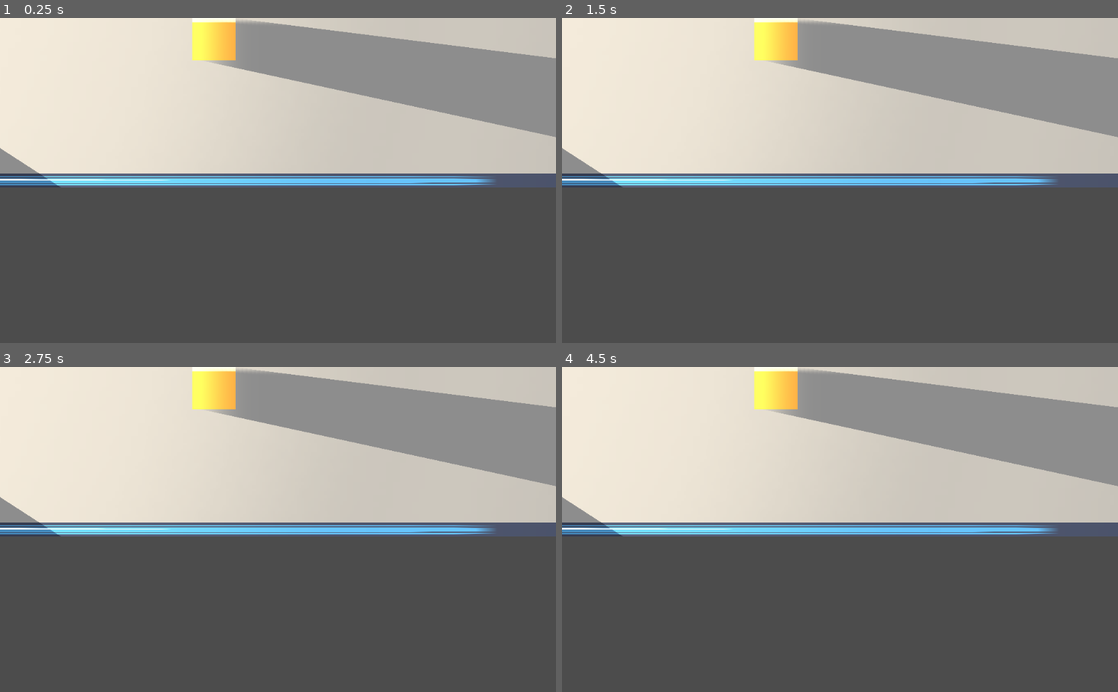
Above: before the commit, frames 1-4 (two rows, left to right).
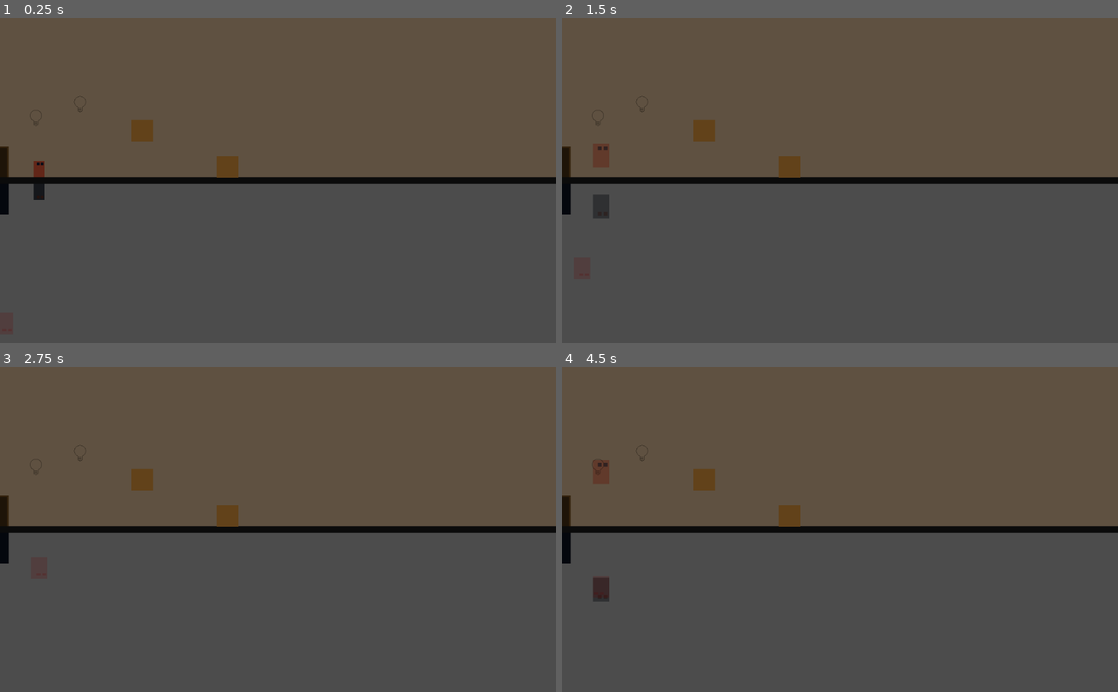
Above: after the commit, the same moments.

Repository: gramozilho/More-Than-Meets-The-Eye-GWJ14
Game: Godot game, scene res://Main.tscn
Same seed, same stepped clock (60 frames per second), same inputs: the game is played once before the commit and once after it. The engine's default icon, where the game draws it, is replaced by a stand-in: a white triangle on a blue panel in a dark square.
Inputs (mouse positions are in pixels of both pictures, inside the frame that each line leads up to):
- Up to frame 1 (0.25 s): no input
- Up to frame 2 (1.5 s): tap Enter (ui_accept) at 0.5, 0.77, 1.25 s; move the mouse to (962, 164) at 0.52 s; press the mouse at (962, 164) at 0.53 s; hold D (right) from 0.53 s (still down); move the mouse to (728, 196) at 1.27 s; release the mouse at (728, 196) at 1.28 s; click (728, 196) at 1.35 s
- Up to frame 3 (2.75 s): tap Enter (ui_accept) at 1.52, 2 s; move the mouse to (333, 458) at 2.02 s; release D (right) at 2.03 s; press the mouse at (333, 458) at 2.03 s; hold A (left) from 2.03 s (still down)
- Up to frame 4 (4.5 s): tap Enter (ui_accept) at 2.75, 3.02, 3.5, 3.77, 4.25 s; move the mouse to (812, 594) at 2.77 s; release A (left) at 2.78 s; release the mouse at (812, 594) at 2.78 s; hold D (right) 2.78-4.28 s; click (812, 594) at 2.85 s; move the mouse to (1006, 578) at 3.52 s; press the mouse at (1006, 578) at 3.53 s; move the mouse to (673, 480) at 4.27 s; release the mouse at (673, 480) at 4.28 s; hold A (left) from 4.28 s (still down); click (673, 480) at 4.35 s

The runs differ from the first frame. In frame 1, 52% of the frame differs, in the area x 0-100%, y 0-97%; in frame 2, 52%, in the area x 0-100%, y 0-80%; in frame 3, 52%; in frame 4, 52%.

Commit message:
Minor fixes and first two levels

Diff:
--- /dev/null
+++ b/Bed.gd
@@ -0,0 +1,5 @@
+extends Node2D
+
+func _ready():
+	var viewport_size = get_viewport().size
+	$Shadow.global_position.y = viewport_size.y - $Down.global_position.y
--- /dev/null
+++ b/Bed.tscn
@@ -0,0 +1,32 @@
+[gd_scene load_steps=3 format=2]
+
+[ext_resource path="res://Assets/colors.PNG" type="Texture" id=2]
+[ext_resource path="res://Bed.gd" type="Script" id=3]
+
+[node name="Bed" type="Node2D"]
+script = ExtResource( 3 )
+
+[node name="Down" type="Sprite" parent="."]
+texture = ExtResource( 2 )
+region_enabled = true
+region_rect = Rect2( 0, 0, 55, 15 )
+
+[node name="Pillow" type="Sprite" parent="Down"]
+modulate = Color( 0.690196, 0.690196, 0.690196, 1 )
+position = Vector2( -16, -10 )
+texture = ExtResource( 2 )
+region_enabled = true
+region_rect = Rect2( 0, 0, 14, 6 )
+
+[node name="Shadow" type="Sprite" parent="."]
+position = Vector2( 0.184, 0 )
+texture = ExtResource( 2 )
+region_enabled = true
+region_rect = Rect2( 0, 0, 55, 15 )
+
+[node name="Pillow" type="Sprite" parent="Shadow"]
+modulate = Color( 0.690196, 0.690196, 0.690196, 1 )
+position = Vector2( -16, 10 )
+texture = ExtResource( 2 )
+region_enabled = true
+region_rect = Rect2( 0, 0, 14, 6 )
--- a/Body.gd
+++ b/Body.gd
@@ -6,6 +6,7 @@
 var sprite_size
 var raycast_group
 var body_size
+var lights_on
 
 var is_any_colliding = true
 
@@ -73,7 +74,7 @@
 	var shadow_center = (col_max + col_min)/2
 	shadow_scale = (col_max - col_min) / body_size.x * 18
 
-	if is_any_colliding:
+	if is_any_colliding and lights_on:
 		$ShadowSprite.global_position = Vector2(shadow_center, viewport_size.y - current_position.y)
 		$ShadowCollision.disabled = false
 	else:
@@ -83,8 +84,12 @@
 	$ShadowSprite.scale.x = shadow_scale
 	#$ShadowSprite.scale.y =
 
-	$ShadowCollision.scale.x = shadow_scale*1.6
+	$ShadowCollision.scale.x = shadow_scale*1.4
 
 func mirror():
 	# Fake collision position update
 	$ShadowCollision.global_position.x = $ShadowSprite.global_position.x
+
+func if_light_on_enable_shadow(on):
+	print('Disabling shadow collision? ', on)
+	lights_on = on
--- a/Body.tscn
+++ b/Body.tscn
@@ -24,7 +24,7 @@
 scale = Vector2( 0.624863, 0.625442 )
 texture = ExtResource( 1 )
 region_enabled = true
-region_rect = Rect2( 500, 500, 64, 64 )
+region_rect = Rect2( 500, 550, 64, 64 )
 
 [node name="ShadowCollision" type="CollisionShape2D" parent="."]
 shape = SubResource( 2 )
--- a/Enemy.gd
+++ b/Enemy.gd
@@ -6,6 +6,7 @@
 
 var there_is_light = false
 var initial_player_pos = Vector2()
+var facing_right = true
 
 #func _ready():
 	#initial_player_pos  = get_tree().get_nodes_in_group("player")[0].global_position
@@ -21,6 +22,12 @@
 			position += error.normalized() * speed * 3
 	else:
 		position += error.normalized() * speed
+
+	# Switch eye position
+	if facing_right and sign(error.x) == -1: # if moving to the left, swith
+		flip()
+	if !facing_right and sign(error.x) == 1: # facing left and moving right
+		flip()
 	#if false and old_player_pos == player_pos:
 	#	position += error.normalized() * MAX_MOVE * .2 * delta
 	#elif false and error.length() > MAX_MOVE:
@@ -40,3 +47,8 @@
 func is_there_light(on):
 	print('Is there light?', on)
 	there_is_light = on
+
+func flip():
+	facing_right = !facing_right
+	for eye in get_tree().get_nodes_in_group("eye_s"):
+		eye.position.x *= -1
--- a/Enemy.tscn
+++ b/Enemy.tscn
@@ -10,21 +10,22 @@
 scale = Vector2( 1.5, 2 )
 script = ExtResource( 2 )
 
-[node name="EyeLeft" type="Sprite" parent="Shadow" index="0"]
+[node name="EyeLeft" type="Sprite" parent="Shadow" index="0" groups=[
+"eye_s",
+]]
 position = Vector2( -1, 6 )
 texture = ExtResource( 3 )
 region_enabled = true
 region_rect = Rect2( 500, 30, 5, 2 )
 
-[node name="EyeRight" type="Sprite" parent="Shadow" index="1"]
+[node name="EyeRight" type="Sprite" parent="Shadow" index="1" groups=[
+"eye_s",
+]]
 position = Vector2( 6, 6 )
 texture = ExtResource( 3 )
 region_enabled = true
 region_rect = Rect2( 500, 30, 5, 2 )
 
-[node name="Body" parent="." index="1"]
-visible = false
-
 [node name="DreamSpeed" type="Timer" parent="." index="2"]
 wait_time = 10.0
 one_shot = true
--- a/Environment/Border.tscn
+++ b/Environment/Border.tscn
@@ -1,6 +1,6 @@
 [gd_scene load_steps=3 format=2]
 
-[ext_resource path="res://icon.png" type="Texture" id=1]
+[ext_resource path="res://Assets/bg.png" type="Texture" id=1]
 
 [sub_resource type="LineShape2D" id=1]
 
@@ -9,6 +9,8 @@
 collision_mask = 7
 
 [node name="Sprite" type="Sprite" parent="."]
+visible = false
+light_mask = 2
 scale = Vector2( 20, 0.2 )
 texture = ExtResource( 1 )
 
--- a/Environment/Floor.tscn
+++ b/Environment/Floor.tscn
@@ -1,14 +1,16 @@
 [gd_scene load_steps=3 format=2]
 
-[ext_resource path="res://icon.png" type="Texture" id=1]
+[ext_resource path="res://Assets/bg.png" type="Texture" id=1]
 
 [sub_resource type="RectangleShape2D" id=1]
-extents = Vector2( 37.592, 32.1682 )
+extents = Vector2( 37.592, 63.7522 )
 
-[node name="Node2D" type="StaticBody2D"]
+[node name="Floor" type="StaticBody2D"]
+light_mask = 2
 scale = Vector2( 20, 0.1 )
 
 [node name="Sprite" type="Sprite" parent="."]
+modulate = Color( 0.211765, 0.211765, 0.211765, 1 )
 texture = ExtResource( 1 )
 
 [node name="CollisionShape2D" type="CollisionShape2D" parent="."]
--- a/Light.gd
+++ b/Light.gd
@@ -10,7 +10,7 @@
 func _ready():
 	old_position = global_position
 	self.energy = light_energy
-	light_changed()
+	light_changed(false)
 
 
 func _process(delta):
@@ -26,27 +26,35 @@
 
 func receive_click(destination):
 	# If light is off, turn on at location
-	if self.energy == 0:
-		global_position = destination
-		$TweenLight.interpolate_property(self, "energy", 0, light_energy, 0.5, Tween.TRANS_ELASTIC, Tween.EASE_OUT)
-		light_changed()
-	# if mouse on same place as light currently, off
-	elif global_position == destination:
-		print()
-		$TweenLight.interpolate_property(self, "energy", light_energy, 0, 0.5, Tween.TRANS_EXPO, Tween.EASE_OUT)
-		light_changed()
-	# else, tween to location
+	if $TravelTimer.time_left == 0:
+		$TravelTimer.start()
+		if self.energy == 0:
+			global_position = destination
+			$TweenLight.interpolate_property(self, "energy", 0, light_energy, 0.5, Tween.TRANS_ELASTIC, Tween.EASE_OUT)
+			light_changed(true)
+		# if mouse on same place as light currently, off
+		elif global_position == destination:
+			print()
+			$TweenLight.interpolate_property(self, "energy", light_energy, 0, 0.5, Tween.TRANS_EXPO, Tween.EASE_OUT)
+			light_changed(false)
+		# else, tween to location
+		else:
+			# Check if not travelling
+			var travel_duration = 1
+			#if $TravelTimer.time_left == 0:
+			#	$TweenLight.interpolate_property(self, "position", global_position, destination, travel_duration, Tween.TRANS_ELASTIC, Tween.EASE_IN_OUT)
+			#else:
+			$TweenLight.interpolate_property(self, "position", global_position, destination, travel_duration, Tween.TRANS_QUINT, Tween.EASE_IN_OUT)
+		$TweenLight.start()
+
+
+func light_changed(on):
+	if on:
+		emit_signal("light", true)
 	else:
-		# Check if not travelling
-		var travel_duration = 2
-		#if $TravelTimer.time_left == 0:
-		#	$TweenLight.interpolate_property(self, "position", global_position, destination, travel_duration, Tween.TRANS_ELASTIC, Tween.EASE_IN_OUT)
-		#else:
-		$TweenLight.interpolate_property(self, "position", global_position, destination, travel_duration, Tween.TRANS_QUINT, Tween.EASE_IN_OUT)
-	$TweenLight.start()
-
-func light_changed():
-	if self.energy > 0:
-		emit_signal("ligth", true)
-	else:
-		emit_signal("ligth", false)
+		emit_signal("light", false)
+	#if self.energy > 0:
+	#	emit_signal("light", true)
+	#else:
+	#	emit_signal("light", false)
+	#print('energy: ', self.energy)
--- a/Light.tscn
+++ b/Light.tscn
@@ -9,9 +9,9 @@
 color = Color( 0.992157, 1, 0.00392157, 1 )
 energy = 0.5
 shadow_enabled = true
-shadow_gradient_length = 2.0
-shadow_filter = 1
-shadow_filter_smooth = 10.0
+shadow_gradient_length = 20.0
+shadow_filter = 4
+shadow_filter_smooth = 1.0
 script = ExtResource( 1 )
 
 [node name="TweenLight" type="Tween" parent="."]
@@ -21,5 +21,4 @@
 texture = ExtResource( 2 )
 
 [node name="TravelTimer" type="Timer" parent="."]
-wait_time = 2.0
 one_shot = true
--- a/Main.gd
+++ b/Main.gd
@@ -17,6 +17,18 @@
 		bad_area.connect("kill_player", self, "kill_player")
 		if bad_area.is_in_group("enemy"):
 			bad_area.connect("light", bad_area, "is_there_light")
+
+	#Spawn player on same margin from camera
+	var margin_from_camera = $Camera2D.global_position - Vector2(440*$Camera2D.zoom.x, 0)
+	$Player.global_position = Vector2(margin_from_camera.x, 279) #Vector2(margin_from_camera, 279)
+
+	# Set light to no energy
+	$Light.energy = 0
+
+	# Hide text
+	$Camera2D/VBoxContainer/Message.modulate = Color(1, 1, 1, 0)
+	$Camera2D/VBoxContainer/Instruction.modulate = Color(1, 1, 1, 0)
+	$Camera2D/VBoxContainer/Extra.modulate = Color(1, 1, 1, 0)
 
 
 func _process(delta):
@@ -41,3 +53,31 @@
 	# Instance death screen
 	var scene_instance = death_screen.instance()
 	add_child(scene_instance)
+
+
+func _on_Light_light(on):
+	#print('light on from main ', on)
+	if shadow_casting_array != null:
+		# Disable all body shadow collisions
+		for body in shadow_casting_array:
+			body.if_light_on_enable_shadow(on)
+	#pass # Replace with function body.
+
+
+func _on_TextHandler_animation_finished(anim_name):
+	pass #$Camera2D/VBoxContainer/TextHandler.play("show_2")
+
+func show_first_two_labels():
+	$MessageTimer.wait_time = .5
+	$MessageTimer.start()
+	yield($MessageTimer, "timeout")
+	$Camera2D/VBoxContainer/TextHandler.play("show_1")
+	$MessageTimer.wait_time = 1
+	$MessageTimer.start()
+	yield($MessageTimer, "timeout")
+	$Camera2D/VBoxContainer/TextHandler.play("show_2")
+
+func hide_all_labels():
+	$Camera2D/VBoxContainer/Message.modulate = Color(1, 1, 1, 0)
+	$Camera2D/VBoxContainer/Instruction.modulate = Color(1, 1, 1, 0)
+	$Camera2D/VBoxContainer/Extra.modulate = Color(1, 1, 1, 0)
--- a/Main.tscn
+++ b/Main.tscn
@@ -1,16 +1,109 @@
-[gd_scene load_steps=12 format=2]
+[gd_scene load_steps=15 format=2]
 
 [ext_resource path="res://Player.tscn" type="PackedScene" id=1]
-[ext_resource path="res://Body.tscn" type="PackedScene" id=2]
-[ext_resource path="res://Lamp.tscn" type="PackedScene" id=3]
+[ext_resource path="res://Bed.tscn" type="PackedScene" id=2]
+[ext_resource path="res://Assets/colors.PNG" type="Texture" id=3]
 [ext_resource path="res://Light.tscn" type="PackedScene" id=4]
 [ext_resource path="res://Door.tscn" type="PackedScene" id=5]
-[ext_resource path="res://Assets/bg.png" type="Texture" id=6]
 [ext_resource path="res://Main.gd" type="Script" id=7]
 [ext_resource path="res://Environment/Floor.tscn" type="PackedScene" id=8]
 [ext_resource path="res://Environment/Border.tscn" type="PackedScene" id=9]
-[ext_resource path="res://BadArea.tscn" type="PackedScene" id=10]
-[ext_resource path="res://Enemy.tscn" type="PackedScene" id=11]
+
+[sub_resource type="Animation" id=2]
+resource_name = "hide_1"
+length = 0.5
+tracks/0/type = "value"
+tracks/0/path = NodePath("Message:modulate")
+tracks/0/interp = 1
+tracks/0/loop_wrap = true
+tracks/0/imported = false
+tracks/0/enabled = true
+tracks/0/keys = {
+"times": PoolRealArray( 0, 0.5 ),
+"transitions": PoolRealArray( 1, 1 ),
+"update": 0,
+"values": [ Color( 0, 0, 0, 1 ), Color( 0, 0, 0, 0 ) ]
+}
+
+[sub_resource type="Animation" id=5]
+resource_name = "hide_2"
+length = 0.5
+tracks/0/type = "value"
+tracks/0/path = NodePath("Instruction:modulate")
+tracks/0/interp = 1
+tracks/0/loop_wrap = true
+tracks/0/imported = false
+tracks/0/enabled = true
+tracks/0/keys = {
+"times": PoolRealArray( 0, 0.5 ),
+"transitions": PoolRealArray( 1, 1 ),
+"update": 0,
+"values": [ Color( 0, 0, 0, 1 ), Color( 0, 0, 0, 0 ) ]
+}
+
+[sub_resource type="Animation" id=6]
+resource_name = "hide_3"
+length = 0.5
+tracks/0/type = "value"
+tracks/0/path = NodePath("Extra:modulate")
+tracks/0/interp = 1
+tracks/0/loop_wrap = true
+tracks/0/imported = false
+tracks/0/enabled = true
+tracks/0/keys = {
+"times": PoolRealArray( 0, 0.5 ),
+"transitions": PoolRealArray( 1, 1 ),
+"update": 0,
+"values": [ Color( 0, 0, 0, 1 ), Color( 0, 0, 0, 0 ) ]
+}
+
+[sub_resource type="Animation" id=1]
+resource_name = "show_1"
+length = 0.5
+tracks/0/type = "value"
+tracks/0/path = NodePath("Message:modulate")
+tracks/0/interp = 1
+tracks/0/loop_wrap = true
+tracks/0/imported = false
+tracks/0/enabled = true
+tracks/0/keys = {
+"times": PoolRealArray( 0, 0.5 ),
+"transitions": PoolRealArray( 1, 1 ),
+"update": 0,
+"values": [ Color( 0, 0, 0, 0 ), Color( 0, 0, 0, 1 ) ]
+}
+
+[sub_resource type="Animation" id=4]
+resource_name = "show_2"
+length = 0.5
+tracks/0/type = "value"
+tracks/0/path = NodePath("Instruction:modulate")
+tracks/0/interp = 1
+tracks/0/loop_wrap = true
+tracks/0/imported = false
+tracks/0/enabled = true
+tracks/0/keys = {
+"times": PoolRealArray( 0, 0.5 ),
+"transitions": PoolRealArray( 1, 1 ),
+"update": 0,
+"values": [ Color( 0, 0, 0, 0 ), Color( 0, 0, 0, 1 ) ]
+}
+
+[sub_resource type="Animation" id=3]
+resource_name = "show_3"
+length = 0.5
+tracks/0/type = "value"
+tracks/0/path = NodePath("Extra:modulate")
+tracks/0/interp = 1
+tracks/0/loop_wrap = true
+tracks/0/imported = false
+tracks/0/enabled = true
+tracks/0/keys = {
+"times": PoolRealArray( 0, 0.5 ),
+"transitions": PoolRealArray( 1, 1 ),
+"update": 0,
+"values": [ Color( 0, 0, 0, 0 ), Color( 0, 0, 0, 1 ) ]
+}
 
 [node name="Main" type="Node2D"]
 script = ExtResource( 7 )
@@ -19,15 +112,36 @@
 position = Vector2( 522.069, 127.621 )
 scale = Vector2( -9.19506, 2.69885 )
 z_index = -1
-texture = ExtResource( 6 )
-
-[node name="Border" parent="." instance=ExtResource( 9 )]
+texture = ExtResource( 3 )
+region_enabled = true
+region_rect = Rect2( 500, 340, 120, 130 )
+
+[node name="Environment" type="Node2D" parent="."]
+
+[node name="Border" parent="Environment" instance=ExtResource( 9 )]
 position = Vector2( 500, 300 )
 
-[node name="Node2D" parent="Border" instance=ExtResource( 8 )]
+[node name="Node2D" parent="Environment/Border" instance=ExtResource( 8 )]
+
+[node name="WallLeft" parent="Environment" instance=ExtResource( 8 )]
+position = Vector2( -7, 300 )
+rotation = 1.5708
+scale = Vector2( 10, 0.1 )
+
+[node name="WallRight" parent="Environment" instance=ExtResource( 8 )]
+position = Vector2( 1031, 300 )
+rotation = 1.5708
+scale = Vector2( 10, 0.1 )
+
+[node name="Ceeling" parent="Environment" instance=ExtResource( 8 )]
+position = Vector2( 500, -7 )
+
+[node name="Bed" parent="Environment" instance=ExtResource( 2 )]
+visible = false
+position = Vector2( 50, 286 )
 
 [node name="Light" parent="." instance=ExtResource( 4 )]
-position = Vector2( 231.571, 88.2167 )
+position = Vector2( 276.221, -45.7334 )
 scale = Vector2( 3, 3 )
 color = Color( 0.819608, 0.74902, 0.619608, 1 )
 energy = 1.0
@@ -35,32 +149,13 @@
 shadow_filter = 0
 shadow_filter_smooth = 64.0
 
-[node name="Body" parent="." instance=ExtResource( 2 )]
-position = Vector2( 362, 204 )
-
 [node name="Player" parent="." instance=ExtResource( 1 )]
-position = Vector2( 32.0812, 281.808 )
-
-[node name="Body2" parent="." instance=ExtResource( 2 )]
-position = Vector2( 709.001, 169 )
-
-[node name="Lamp" parent="." instance=ExtResource( 3 )]
-position = Vector2( 69.4738, 88.4211 )
-
-[node name="Lamp2" parent="." instance=ExtResource( 3 )]
-position = Vector2( 836.843, 15.7895 )
+position = Vector2( 32.081, 279 )
 
 [node name="Door" parent="." instance=ExtResource( 5 )]
-position = Vector2( 418.546, 267.155 )
+position = Vector2( 980, 267 )
 scale = Vector2( 1.5, 1.5 )
 z_index = -1
-
-[node name="BadArea" parent="." instance=ExtResource( 10 )]
-position = Vector2( 217.033, 283.335 )
-scale = Vector2( 5.16, 1.4 )
-
-[node name="Enemy" parent="." instance=ExtResource( 11 )]
-position = Vector2( 483.816, 69.2329 )
 
 [node name="Camera2D" type="Camera2D" parent="."]
 position = Vector2( 512, 300 )
@@ -71,7 +166,7 @@
 anchor_right = 0.5
 anchor_bottom = 0.5
 margin_left = 600.0
-margin_top = -270.0
+margin_top = -300.0
 margin_right = -600.0
 margin_bottom = -200.0
 grow_horizontal = 2
@@ -83,9 +178,9 @@
 [node name="Message" type="Label" parent="Camera2D/VBoxContainer"]
 modulate = Color( 0, 0, 0, 1 )
 light_mask = 3
-margin_top = 19.0
+margin_top = 25.0
 margin_right = 242.0
-margin_bottom = 33.0
+margin_bottom = 39.0
 grow_vertical = 2
 text = "You wake up in the dark."
 align = 1
@@ -93,17 +188,42 @@
 "_edit_use_anchors_": false
 }
 
-[node name="Intruction" type="Label" parent="Camera2D/VBoxContainer"]
+[node name="Instruction" type="Label" parent="Camera2D/VBoxContainer"]
 modulate = Color( 0, 0, 0, 1 )
 light_mask = 3
-margin_top = 37.0
+margin_top = 43.0
 margin_right = 242.0
-margin_bottom = 51.0
+margin_bottom = 57.0
 grow_vertical = 2
 text = "Click on the light bulb to turn light on."
 align = 1
 __meta__ = {
 "_edit_use_anchors_": false
 }
+
+[node name="Extra" type="Label" parent="Camera2D/VBoxContainer"]
+modulate = Color( 0, 0, 0, 1 )
+light_mask = 2
+margin_top = 61.0
+margin_right = 242.0
+margin_bottom = 75.0
+text = "!!"
+align = 1
+
+[node name="TextHandler" type="AnimationPlayer" parent="Camera2D/VBoxContainer"]
+anims/hide_1 = SubResource( 2 )
+anims/hide_2 = SubResource( 5 )
+anims/hide_3 = SubResource( 6 )
+anims/show_1 = SubResource( 1 )
+anims/show_2 = SubResource( 4 )
+anims/show_3 = SubResource( 3 )
+
+[node name="CanvasModulate" type="CanvasModulate" parent="."]
+color = Color( 0.396078, 0.396078, 0.396078, 1 )
+
+[node name="MessageTimer" type="Timer" parent="."]
+one_shot = true
+[connection signal="light" from="Light" to="." method="_on_Light_light"]
 [connection signal="light_position" from="Light" to="." method="_on_Light_light_position"]
 [connection signal="go_to_next_level" from="Door" to="." method="_on_Door_go_to_next_level"]
+[connection signal="animation_finished" from="Camera2D/VBoxContainer/TextHandler" to="." method="_on_TextHandler_animation_finished"]
--- /dev/null
+++ b/Maps/1_0.tscn
@@ -0,0 +1,25 @@
+[gd_scene load_steps=5 format=2]
+
+[ext_resource path="res://Main.tscn" type="PackedScene" id=1]
+[ext_resource path="res://Body.tscn" type="PackedScene" id=2]
+[ext_resource path="res://Lamp.tscn" type="PackedScene" id=3]
+[ext_resource path="res://Enemy.tscn" type="PackedScene" id=4]
+
+[node name="Main" instance=ExtResource( 1 )]
+
+[node name="Door" parent="." index="4"]
+position = Vector2( -9.55402, 267 )
+
+[node name="Body" parent="." index="8" instance=ExtResource( 2 )]
+position = Vector2( 262.105, 208.421 )
+
+[node name="Body2" parent="." index="9" instance=ExtResource( 2 )]
+position = Vector2( 418.946, 274.736 )
+
+[node name="Lamp" parent="." index="10" instance=ExtResource( 3 )]
+position = Vector2( 147.368, 154.895 )
+
+[node name="Lamp2" parent="." index="11" instance=ExtResource( 3 )]
+position = Vector2( 66.0645, 180.172 )
+
+[node name="Enemy" parent="." index="12" instance=ExtResource( 4 )]
--- /dev/null
+++ b/Maps/1_1.gd
@@ -0,0 +1,17 @@
+extends "res://Main.gd"
+
+var do_once = true
+
+func _ready():
+	$Player.state = "freeze"
+	show_first_two_labels()
+
+func _on_Light_light(on):
+	if on and do_once:
+		$Player.state = "game"
+		hide_all_labels()
+		$Camera2D/VBoxContainer/Message.text = "You are no longer too scared to move."
+		$Camera2D/VBoxContainer/Instruction.text = "Press keys A and D."
+		show_first_two_labels()
+		do_once = false
+	#$Camera2D/VBoxContainer/TextHandler.play("show_3")
--- a/Maps/1_1.tscn
+++ b/Maps/1_1.tscn
@@ -1,10 +1,48 @@
-[gd_scene load_steps=2 format=2]
+[gd_scene load_steps=4 format=2]
 
 [ext_resource path="res://Main.tscn" type="PackedScene" id=1]
+[ext_resource path="res://Lamp.tscn" type="PackedScene" id=2]
+[ext_resource path="res://Maps/1_1.gd" type="Script" id=3]
 
-[node name="Main" index="0" instance=ExtResource( 1 )]
+[node name="Main" instance=ExtResource( 1 )]
+script = ExtResource( 3 )
 
-[node name="Camera2D" parent="." index="11"]
-offset = Vector2( 256, 0 )
+[node name="WallLeft" parent="Environment" index="1"]
+position = Vector2( 505, 300 )
+
+[node name="Bed" parent="Environment" index="4"]
+visible = true
+position = Vector2( 550.25, 286.723 )
+
+[node name="Camera2D" parent="." index="5"]
+position = Vector2( 768, 150 )
 current = true
 zoom = Vector2( 0.5, 0.5 )
+
+[node name="VBoxContainer" parent="Camera2D" index="0"]
+margin_top = 0.0
+grow_vertical = 2
+
+[node name="Message" parent="Camera2D/VBoxContainer" index="0"]
+margin_top = 0.0
+margin_right = 278.0
+margin_bottom = 14.0
+
+[node name="Instruction" parent="Camera2D/VBoxContainer" index="1"]
+margin_top = 18.0
+margin_right = 278.0
+margin_bottom = 32.0
+text = "Click on the light bulb to switch light on/off."
+
+[node name="Extra" parent="Camera2D/VBoxContainer" index="2"]
+visible = false
+margin_top = 36.0
+margin_right = 278.0
+margin_bottom = 50.0
+text = ""
+
+[node name="Lamp" parent="." index="6" instance=ExtResource( 2 )]
+position = Vector2( 766.45, 91.8333 )
+
+[node name="MessageTimer" parent="." index="8"]
+wait_time = 2.0
--- /dev/null
+++ b/Maps/1_2.gd
@@ -0,0 +1,12 @@
+extends "res://Main.gd"
+
+var do_once = true
+
+func _ready():
+	#$Player.state = "freeze"
+	show_first_two_labels()
+	#$Body/ShadowCollision.disabled = true
+	#$Player/AnimationPlayer.play("show_1")
+	$ExtraTimer.start()
+	yield($ExtraTimer, "timeout")
+	$Camera2D/VBoxContainer/TextHandler.play("show_3")
--- a/Maps/1_2.tscn
+++ b/Maps/1_2.tscn
@@ -1,5 +1,56 @@
-[gd_scene load_steps=2 format=2]
+[gd_scene load_steps=5 format=2]
 
 [ext_resource path="res://Main.tscn" type="PackedScene" id=1]
+[ext_resource path="res://Lamp.tscn" type="PackedScene" id=2]
+[ext_resource path="res://Maps/1_2.gd" type="Script" id=3]
+[ext_resource path="res://Body.tscn" type="PackedScene" id=4]
 
-[node name="Main" instance=ExtResource( 1 )]
+[node name="Main" index="0" instance=ExtResource( 1 )]
+script = ExtResource( 3 )
+
+[node name="WallLeft" parent="Environment" index="1"]
+position = Vector2( 505, 300 )
+
+[node name="Bed" parent="Environment" index="4"]
+visible = true
+position = Vector2( 550.25, 286.723 )
+
+[node name="Camera2D" parent="." index="5"]
+position = Vector2( 768, 150 )
+current = true
+zoom = Vector2( 0.5, 0.5 )
+
+[node name="VBoxContainer" parent="Camera2D" index="0"]
+margin_top = 0.0
+grow_vertical = 2
+
+[node name="Message" parent="Camera2D/VBoxContainer" index="0"]
+margin_top = 0.0
+margin_right = 201.0
+margin_bottom = 14.0
+text = "You wake up again."
+
+[node name="Instruction" parent="Camera2D/VBoxContainer" index="1"]
+margin_top = 18.0
+margin_right = 201.0
+margin_bottom = 32.0
+text = "Something is blocking the path."
+
+[node name="Extra" parent="Camera2D/VBoxContainer" index="2"]
+margin_top = 36.0
+margin_right = 201.0
+margin_bottom = 50.0
+text = "Press W to jump"
+
+[node name="Lamp" parent="." index="6" instance=ExtResource( 2 )]
+position = Vector2( 766, 91.833 )
+
+[node name="MessageTimer" parent="." index="8"]
+wait_time = 2.0
+
+[node name="Body" parent="." index="9" instance=ExtResource( 4 )]
+position = Vector2( 766, 235 )
+scale = Vector2( 1, 3 )
+
+[node name="ExtraTimer" type="Timer" parent="." index="10"]
+wait_time = 4.0
--- /dev/null
+++ b/Maps/1_9.tscn
@@ -0,0 +1,5 @@
+[gd_scene load_steps=2 format=2]
+
+[ext_resource path="res://Main.tscn" type="PackedScene" id=1]
+
+[node name="Main" instance=ExtResource( 1 )]
--- a/Maps/999_VictoryScreen.tscn
+++ b/Maps/999_VictoryScreen.tscn
@@ -5,18 +5,18 @@
 [node name="VictoryScreen" instance=ExtResource( 1 )]
 
 [node name="Label" parent="VBoxContainer" index="0"]
-margin_right = 252.0
+margin_right = 204.0
 margin_bottom = 31.0
-text = "You escaped for now.
+text = "You escaped.
 Tonight, they'll be waiting again."
 
 [node name="Button" parent="VBoxContainer" index="1"]
 margin_top = 35.0
-margin_right = 252.0
+margin_right = 204.0
 margin_bottom = 55.0
 text = "Back to Main Menu"
 
 [node name="Button2" parent="VBoxContainer" index="2"]
 margin_top = 59.0
-margin_right = 252.0
+margin_right = 204.0
 margin_bottom = 79.0
--- a/Player.tscn
+++ b/Player.tscn
@@ -130,7 +130,7 @@
 anims/enter_door = SubResource( 3 )
 
 [node name="GraceDown" type="Timer" parent="."]
-wait_time = 0.1
+wait_time = 0.2
 one_shot = true
 
 [node name="GraceUp" type="Timer" parent="."]
